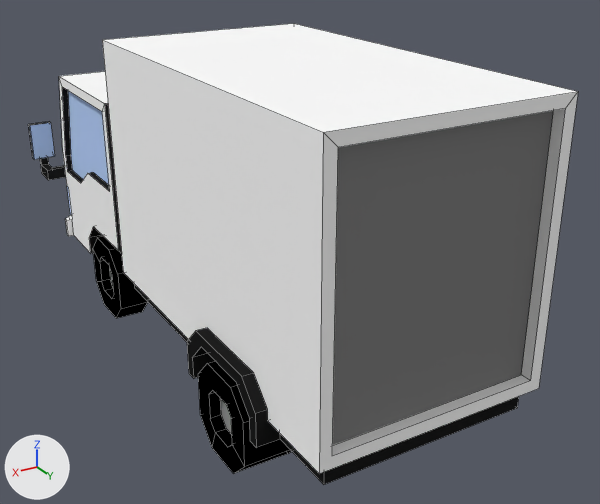
Before and after pictures for a commit that changed the Blender file Models/PROPS/VEHICLES/VEHICLE3.blend.
Camera for both pictures: a 50 mm camera at (17.0, 38.3, 21.0) aimed at (-1.7, 7.1, 5.4). The axes (+X, +Y, +Z) are drawn at lower left. The lights are the same throughout. Mesh edges are drawn as thin lines.

The scene before the commit, as lines of its bpy script (objects in view):
```python
me_cube_004 = bpy.data.meshes.new('Cube.004')
me_cube_004.from_pydata(...)  # 388 vertices, 237 faces; spans x -6.4..6.4, y -9.5..19.5, z 0.0..15.0
# faces by material slot: [33, 10, 76, 100, 17, 1]
me_cube_004.materials.append(mat_white_paint)  # white #ffffff
me_cube_004.materials.append(mat_silver)  # grey #9e9e9e
me_cube_004.materials.append(mat_black)  # black #000000
me_cube_004.materials.append(mat_dark_grey)  # black #1f1f1f
me_cube_004.materials.append(mat_window)  # blue #bbd5ff
me_cube_004.materials.append(mat_grey)  # grey #7f7f7f
# before: 115 (4.5, 19.0, 4.0), 213 (-4.5, 19.5, 4.0) at pixel (530, 380), 230 (4.5, 19.5, 4.0) at pixel (332, 456), 288 (-4.5, 19.0, 4.0) at pixel (521, 374), 375 (-4.5, 19.0, 14.5)
# before: 379 (4.5, 19.0, 14.5)
ob_cube_003 = bpy.data.objects.new('Cube.003', me_cube_004)
ob_cube_003.location = (0.0, 0.0, 0.0)
```
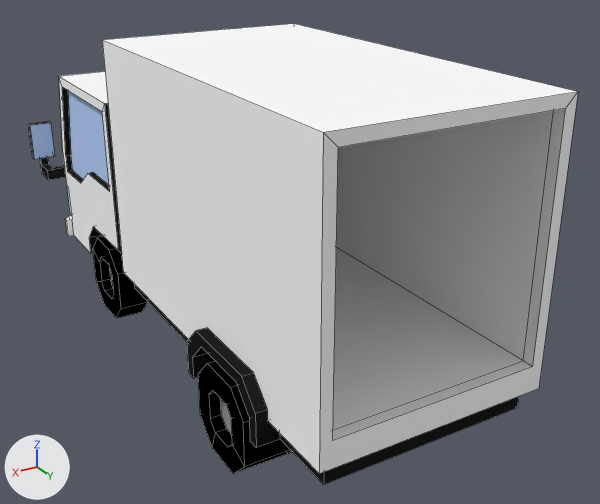
Where the change shows, as pixel boxes (x1, y1, x2, y2) in the pictures (600 x 504 px):
part 1 of me_cube_004, built on
    both: (319, 92, 578, 474)

The change, as a list of edits to the scene's bpy script:
```text
Change me_cube_004:
    where me_cube_004.from_pydata(...)  # 388 vertices, 237 faces; spans x -6.4..6.4, y -9.5..19.5, z 0.0..15.0
    used by ob_cube_003; location = (0.0, 0.0, 0.0)
    verts and faces of me_cube_004; kept vertices keep their numbers, new ones are numbered from 388
    me_cube_004 part 1
    add delete_faces([(115, 288, 375, 379)])
    add for i in [115, 213, 230, 288]: verts[i] += (0.0, 0.0, 0.6)
    add for new, old in zip([*range(388, 392)], [115, 288, 375, 379]): verts[new] = verts[old] + (0.0, -14.0, 0.0)
    add faces += [(288, 375, 390, 389), (115, 288, 389, 388), (375, 379, 391, 390), (115, 388, 391, 379)]  # mat_white_paint (white #ffffff)
    add faces += [(388, 389, 390, 391)]  # mat_grey (grey #7f7f7f)
```
